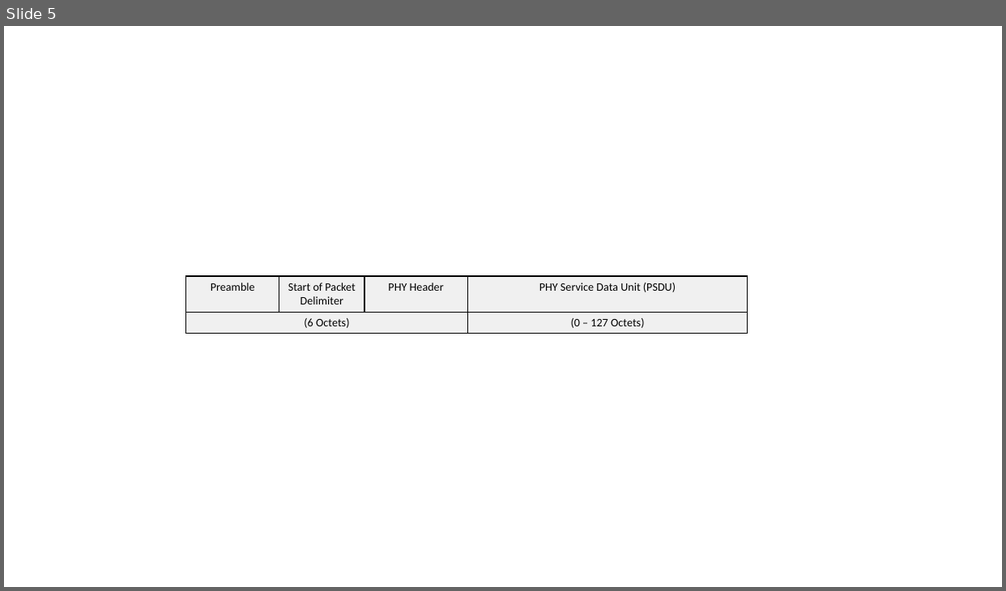
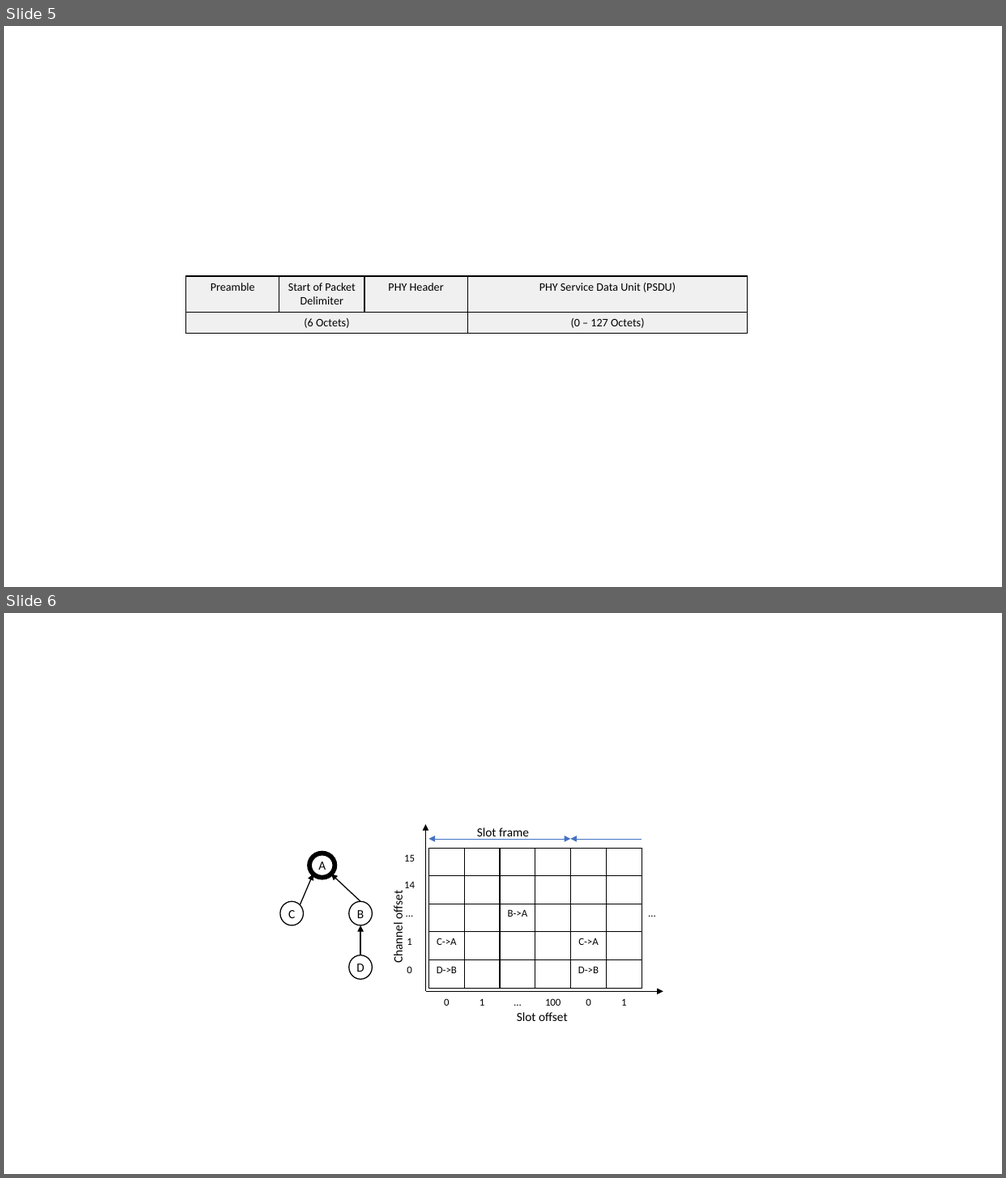
Before and after one commit to huynn8/paper_draft, a slide deck: References/huy_draft.pptx. Shown one above the other, each under a label of ours: slide 5 before the commit, slides 5 and 6 after it. The pictures are 1006x591 and 1006x1178 pixels, drawn with LibreOffice and Linux fonts; fonts in the diff are those of the drawing. Boxes give left, top, right and bottom in pixels: in the first picture for what was removed or moved away, otherwise in the second. Text is boxed around its words. In the diff, an @@ line names an element or a change of style, - is before the commit and + after.

```diff
--- a/References/huy_draft.pptx
+++ b/References/huy_draft.pptx
@@ slide 6 added at (x1=4, y1=613, x2=1002, y2=1174), background #FFFFFF @@
@@ arrow added from (425, 992) to (425, 825), #000000 0.5 pt @@
@@ text added at (x1=477, y1=828, x2=529, y2=840), 12 pt, text #000000 @@
+Slot frame
@@ ellipse added at (x1=309, y1=854, x2=335, y2=878), fill #FFFFFF, outline #000000 4.5 pt, 12 pt, text #000000 @@
+A
@@ table added at (x1=394, y1=848, x2=424, y2=989), 5 rows, 1 columns @@
+15
+14
+...
+1
+0
@@ table added at (x1=429, y1=848, x2=641, y2=989), 5 rows, 6 columns @@
+ |  |  |  |  | 
+ |  |  |  |  | 
+ |  | B->A |  |  | 
+C->A |  |  |  | C->A | 
+D->B |  |  |  | D->B | 
@@ double arrow added from (429, 839) to (571, 839), #4472C4 0.5 pt @@
@@ arrow added from (641, 839) to (571, 839), #4472C4 0.5 pt @@
@@ table added at (x1=638, y1=847, x2=667, y2=988), 5 rows, 1 columns @@
+
+
+...
+
+
@@ arrow added from (300, 905) to (313, 875), #000000 1 pt @@
@@ arrow added from (360, 902) to (331, 875), #000000 1 pt @@
@@ ellipse added at (x1=280, y1=902, x2=304, y2=926), fill #FFFFFF, outline #000000 1 pt, 12 pt, text #000000 @@
+C
@@ ellipse added at (x1=349, y1=902, x2=373, y2=926), fill #FFFFFF, outline #000000 1 pt, 12 pt, text #000000 @@
+B
@@ text added at (x1=390, y1=893, x2=406, y2=963), 12 pt, text #000000 @@
+Channel offset
@@ arrow added from (360, 955) to (360, 926), #000000 1 pt @@
@@ ellipse added at (x1=349, y1=955, x2=373, y2=979), fill #FFFFFF, outline #000000 1 pt, 12 pt, text #000000 @@
+D
@@ arrow added from (426, 992) to (663, 992), #000000 0.5 pt @@
@@ table added at (x1=429, y1=994, x2=641, y2=1016), 1 rows, 6 columns @@
+0 | 1 | … | 100 | 0 | 1
@@ text added at (x1=517, y1=1012, x2=568, y2=1021), 12 pt, text #000000 @@
+Slot offset
```
Also in this commit, not shown: 1 other file.
